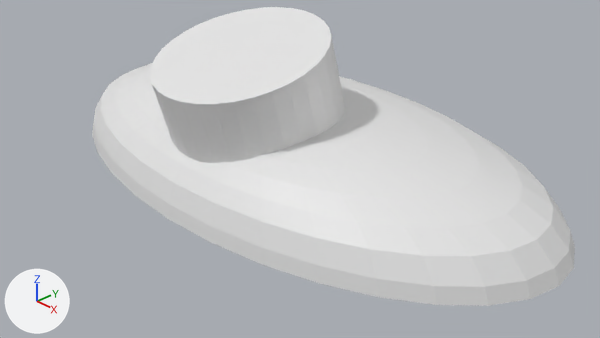
A saved change to the Blender file antenna-cover.blend.
One viewpoint serves both versions: the file's camera 'Camera'. Lighting does not change. The marker at lower left points along +X, +Y and +Z.
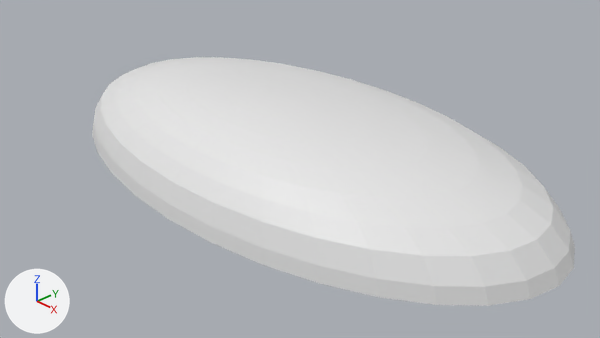
Pixel boxes (x1, y1, x2, y2) of what changed, in the pictures (600 x 338 px):
'Cylinder.001', hidden: before (150, 7, 346, 163)

The change, as a diff of the scene's bpy script:
```diff
--- a/antenna-cover.blend.py
+++ b/antenna-cover.blend.py
@@ ob_cylinder_001 @@
 ob_cylinder_001.scale = (1.1, 1.1, 1.1)
+ob_cylinder_001.hide_set(True)
```
